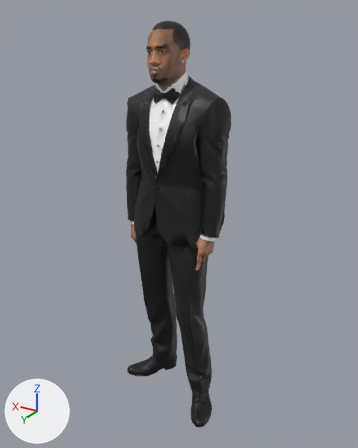
What one commit did to the glTF model Projects/StrongestInHistoryVsToday/res/Models/Characters/PlayerSword/sih_player_sword.gltf.
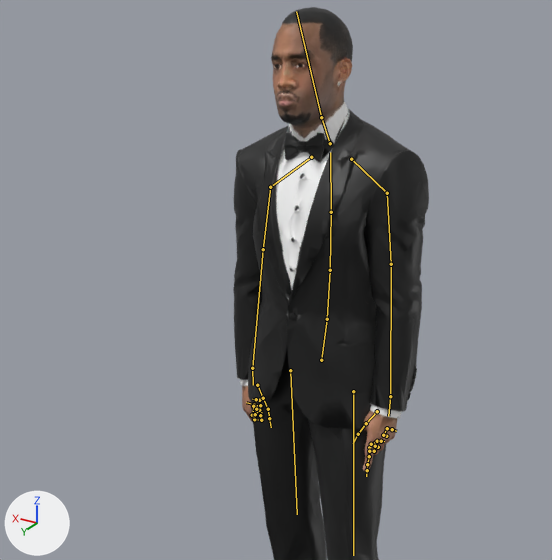
Each version appears first whole from a 50 mm lens placed at (-1.142, 1.853, 1.859), pointed at (-0.051, 0.034, 0.949), and next in a close-up on the part from 0% to 83% of the width and 4% to 71% of the height. The axes (+X, +Y, +Z) are drawn at lower left. The lights are the same throughout. The last two pictures show the newer version. Both versions are drawn at frame 47 of the action 'Cast_Domain'; the numbers are the values there. The bones that change, and the others that lie on the model, are drawn over the model as lines in the close-ups.

The first close-up shows 'sih_player_sword', 'sih_player_sword_head'.
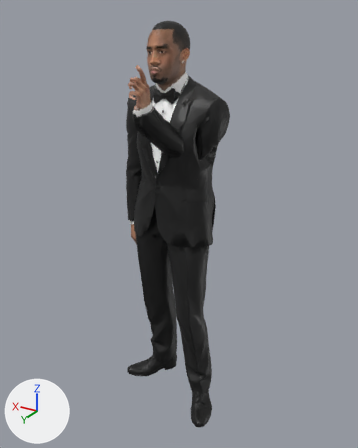
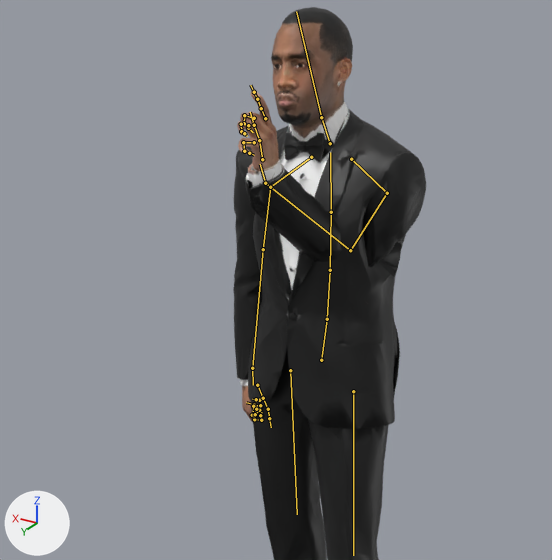
Pixel boxes [x1, y1, x2, y2] of what changed, in the close-ups (552 x 560 px):
'sih_player_sword', posed: before [233, 113, 429, 560]; after [233, 90, 426, 560]
bone 'UpperArm_L', root to tip: before (387, 193) to (391, 264); after (387, 193) to (350, 250)
bone 'LowerArm_L', root to tip: before (391, 264) to (390, 396); after (350, 250) to (265, 183)
bone 'Hand_L', root to tip: before (390, 396) to (388, 416); after (265, 183) to (260, 164)

The edits, one by one:
Bone 'UpperArm_L' (bone_upperarm_l) turns from (20, 17, 12) to (48, 1, 37) degrees about its own x, y and z.
Bone 'LowerArm_L' (bone_lowerarm_l) turns from (-6, -1, -8) to (-15, 16, 94) degrees about its own x, y and z.
Bone 'Hand_L' (bone_hand_l) turns from (-4, -31, 9) to (-2, 29, 31) degrees about its own x, y and z.
